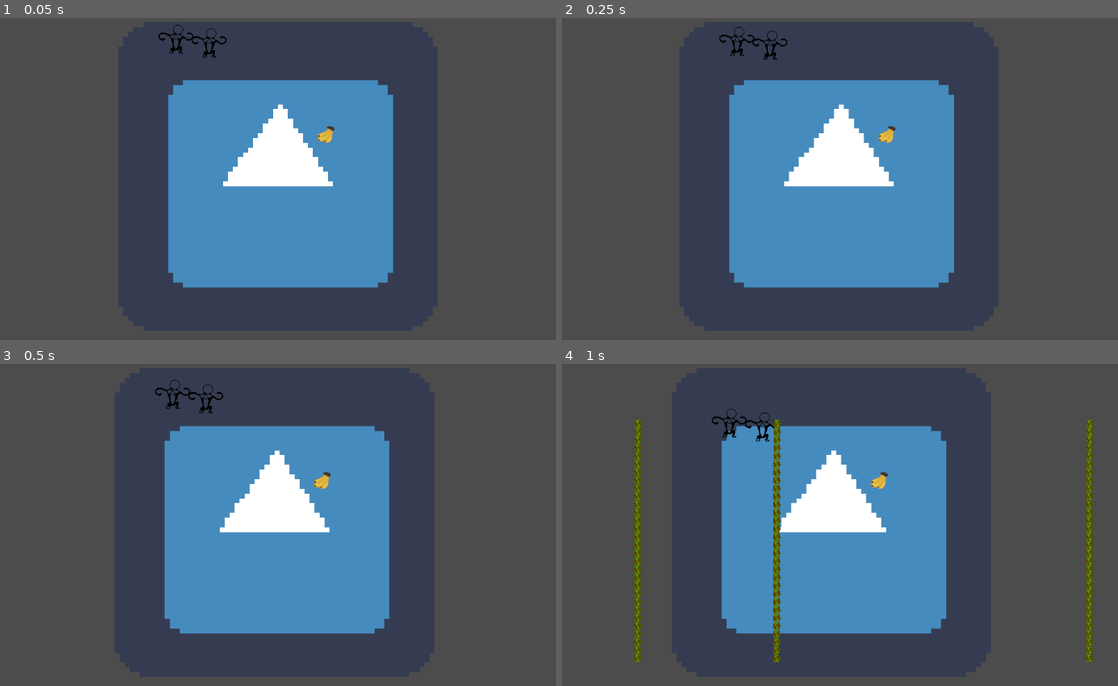
Above: before the commit, frames 1-4 (two rows, left to right).
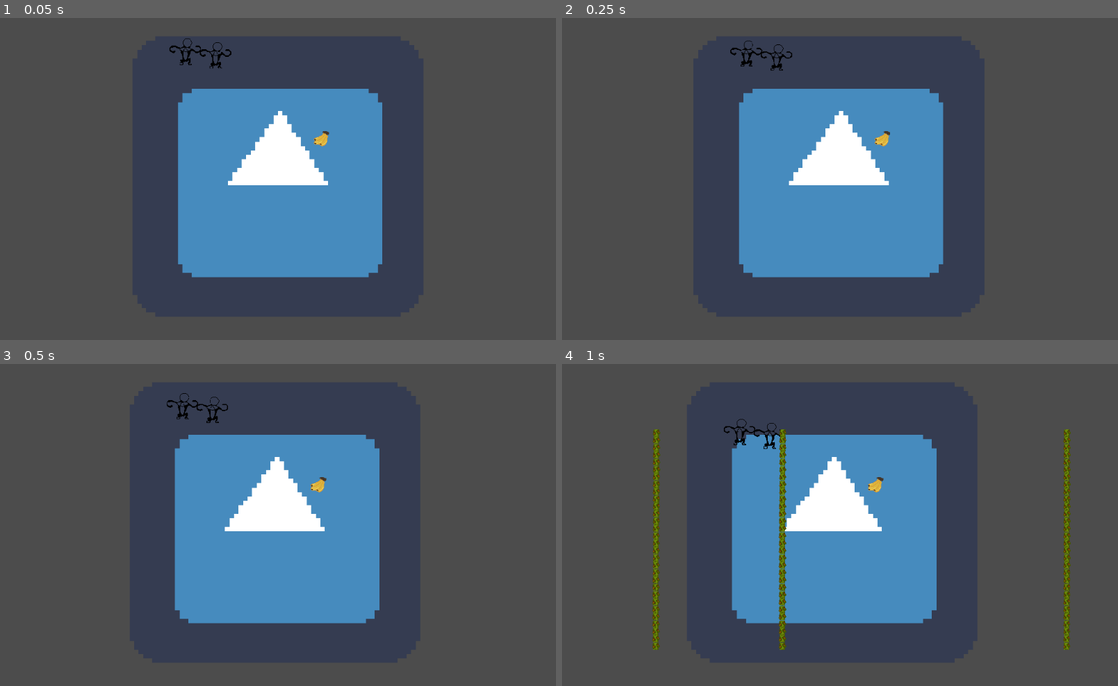
Above: after the commit, the same moments.

Repository: 2S-2-Semanas/gmtk2021
Game: Godot game, scene res://sandbox/SandboxScene.tscn
Same seed, same stepped clock (60 frames per second), same inputs: the game is played once before the commit and once after it. The engine's default icon, where the game draws it, is replaced by a stand-in: a white triangle on a blue panel in a dark square.
Inputs:
- Up to frame 1 (0.05 s): no input
- Up to frame 2 (0.25 s): no input
- Up to frame 3 (0.5 s): no input
- Up to frame 4 (1 s): hold Right (ui_right) from 0.53 s (still down); hold Space (grab) from 0.53 s (still down)

The runs differ from the first frame. In frame 1, 5.7% of the frame differs, in the area x 28-71%, y 2-84%; in frame 2, 5.8%; in frame 3, 5.7%; in frame 4, 10%, in the area x 12-96%, y 13-93%.
Error before the commit: Parse Error: The identifier "_last_monkey" isn't declared in the current scope. (res://monkey/Monkey.gd:142)

Commit message:
Fixed monkey not grabbing

Diff:
--- a/monkey/Monkey.gd
+++ b/monkey/Monkey.gd
@@ -2,7 +2,7 @@
 
 class_name Monkey
 
-signal liana_grabed
+signal liana_grabbed
 signal liana_released
 signal distance_calculated
 
@@ -138,10 +138,6 @@
 			_left_monkey = monkey
 
 
-
-			_last_monkey = 'left'
-
-
 func _on_RightArmArea2D_area_entered(area: Area2D):
 	var monkey = area.get_parent() as Monkey
 	if (monkey != null):
@@ -165,9 +161,6 @@
 			event_bus.emit_signal('monkey_grabbed')
 			_right_monkey = monkey
 
-			_last_monkey = 'right'
-
-
 func check_grab_monkey(monkey: Monkey, is_left_hand):
 	if (monkey._left_monkey != null && monkey._left_monkey == self):
 		return false
@@ -224,7 +217,6 @@
 		emit_signal("liana_released")
 		_current_monkey_liana_grabbed = false
 		_liana_grabbed_right = false
-		print('liana released right')
 		_right_pin_joint.node_b = get_path()
 
 	if (_right_monkey != null):
@@ -239,22 +231,12 @@
 		emit_signal("liana_released")
 		_current_monkey_liana_grabbed = false
 		_liana_grabbed_left = false
-
-		print('liana released left')
 		_left_pin_joint.node_b = get_path()
 
 	if (_left_monkey != null):
 		return
 
 	_left_pin_joint.node_b = get_path()
-
-func free_last_monkey():
-	if(_last_monkey == 'left'):
-		_left_monkey = null
-		_last_monkey = ''
-	if(_last_monkey == 'right'):
-		_right_monkey = null
-		_last_monkey = ''
 
 func _start_fly():
 	initial_fly_point = global_position.x
